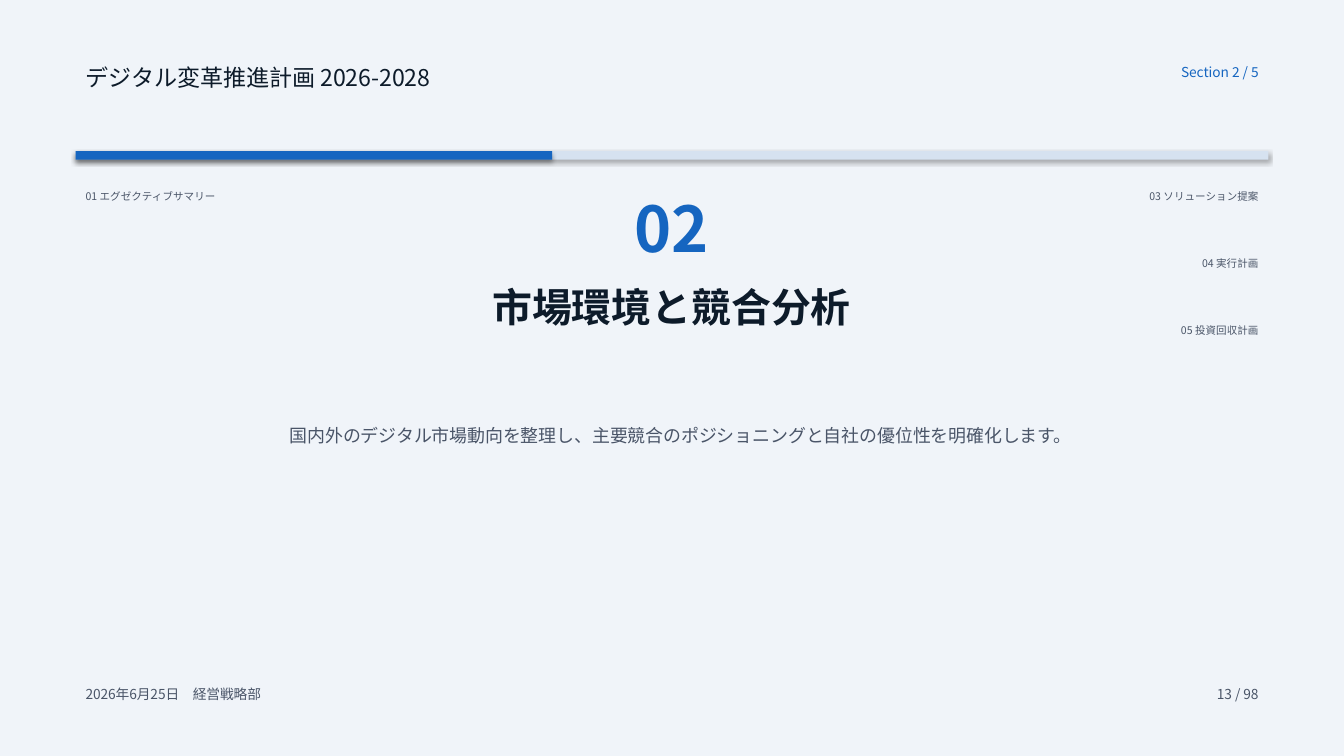
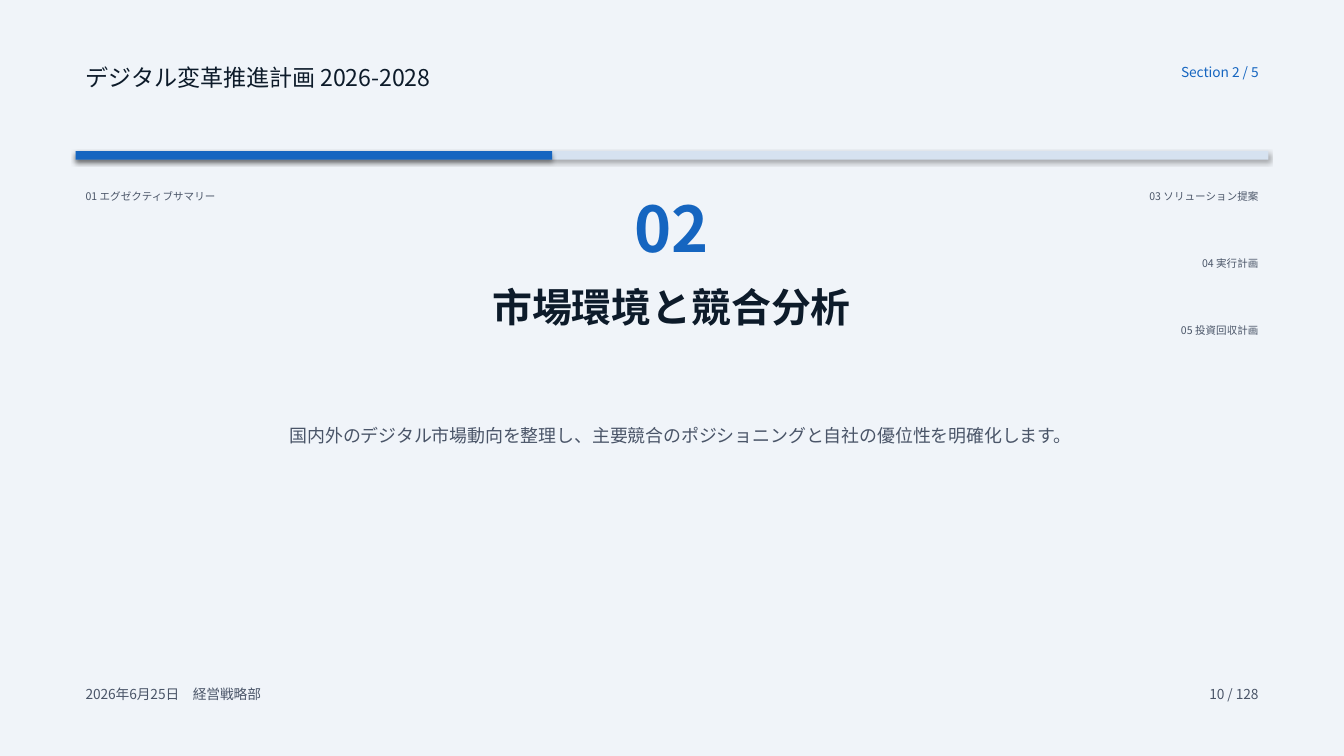
Before and after one commit to ry-from-garage/thrive-slides-page, a slide deck: slide 13 of thrive-slides-gallery.pptx. Drawn at 1344x756 pixels with LibreOffice and Linux fonts; fonts in the diff are those of the drawing. Boxes give left, top, right and bottom in pixels: in the first picture for what was removed or moved away, otherwise in the second. Text is boxed around its words. In the diff, an @@ line names an element or a change of style, - is before the commit and + after.

```diff
--- a/thrive-slides-gallery.pptx
+++ b/thrive-slides-gallery.pptx
@@ text at (1209, 689, 1259, 699): text changed @@
-13 / 98
+10 / 128
```
Also in this commit, not shown: 96 other slides changed, 54 slides added, 4 other files.
